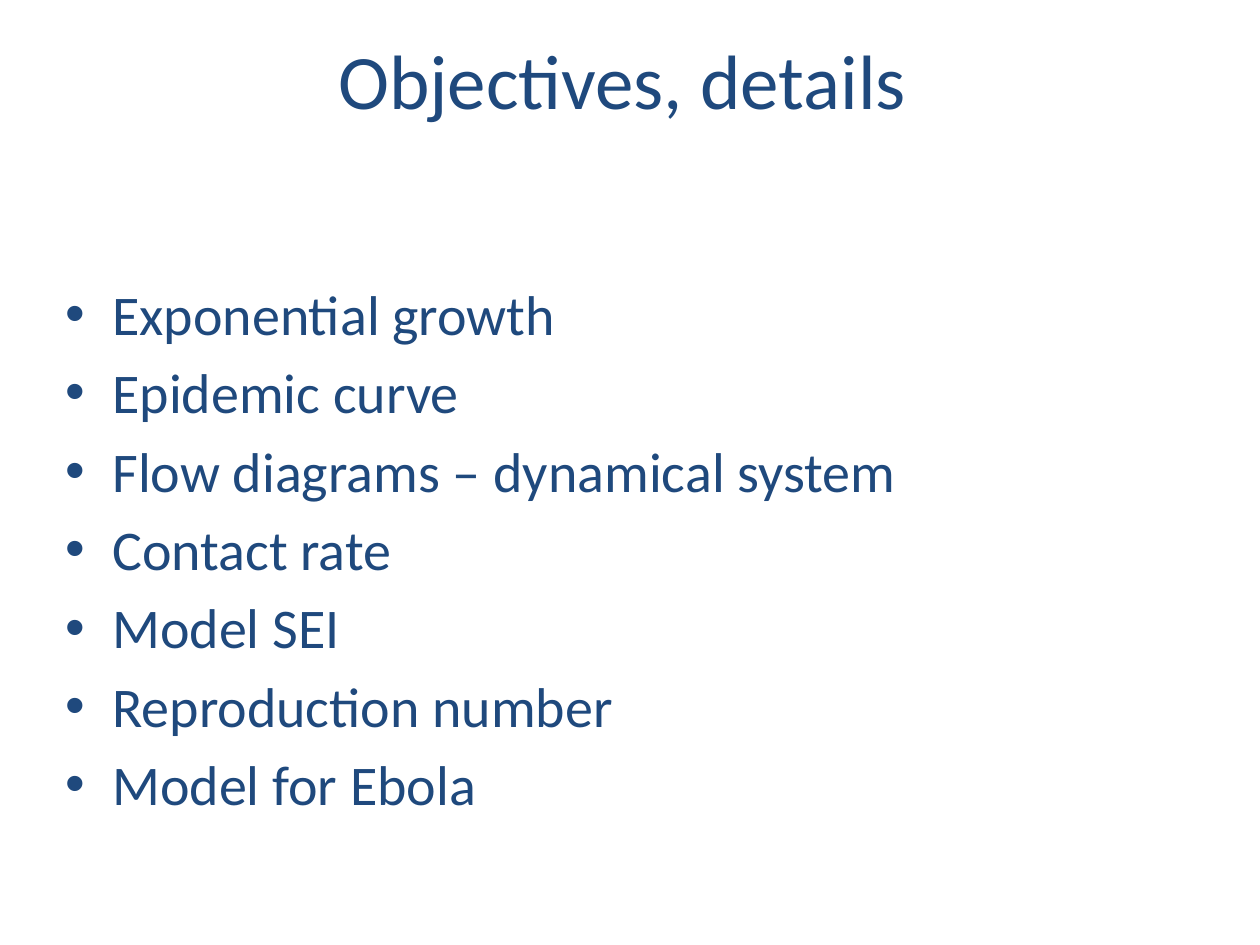
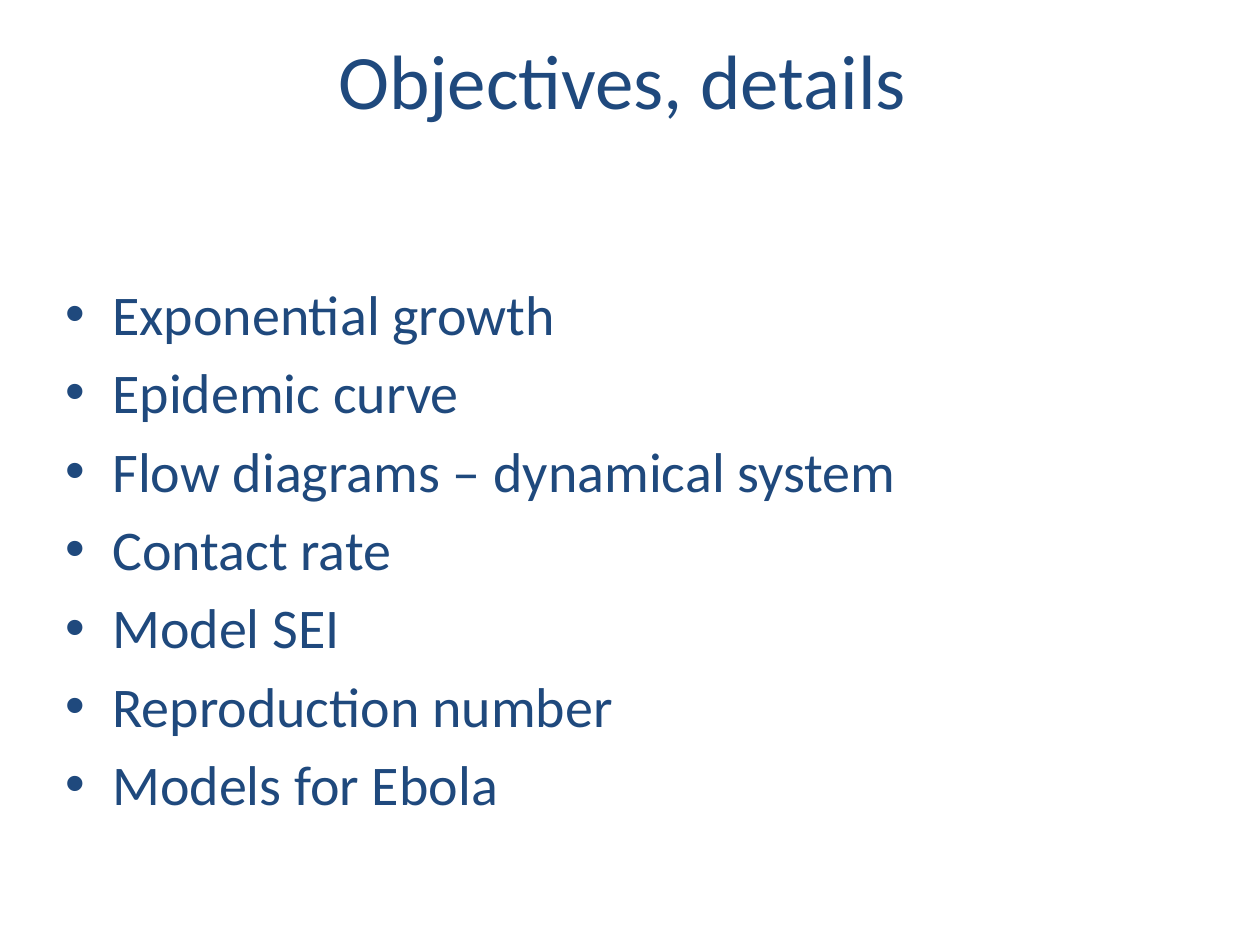
Before and after one commit to reconhub/learn, a slide deck: slide 5 of static/slides/compartmental-ebola/compartmental-ebola.pptx (slide 3 before the commit). Drawn at 1260x945 pixels with LibreOffice and Linux fonts; fonts in the diff are those of the drawing; background and template pictures are left out. Boxes give left, top, right and bottom in pixels: in the first picture for what was removed or moved away, otherwise in the second. Text is boxed around its words. In the diff, an @@ line names an element or a change of style, - is before the commit and + after.

Commit message:
update ebola lecture with both versions of slides

```diff
--- a/static/slides/compartmental-ebola/compartmental-ebola.pptx
+++ b/static/slides/compartmental-ebola/compartmental-ebola.pptx
@@ text at <box>112,766,498,806</box>: text changed @@
-• Model for Ebola
+• Models for Ebola
```
Also in this commit, not shown: 6 other slides changed, 2 slides added, 5 other files.
